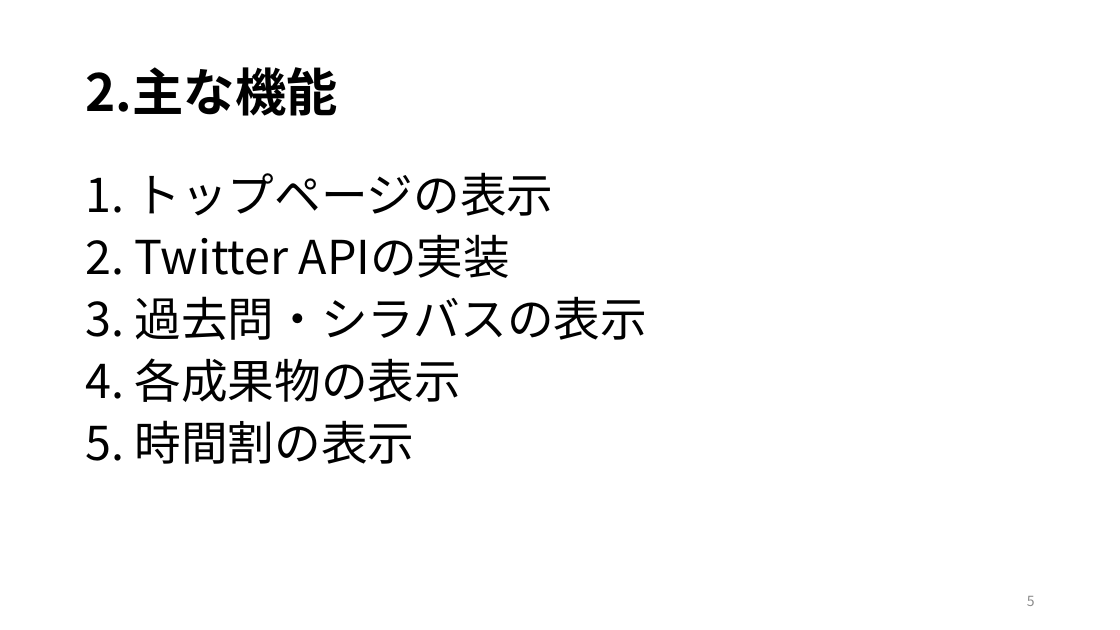
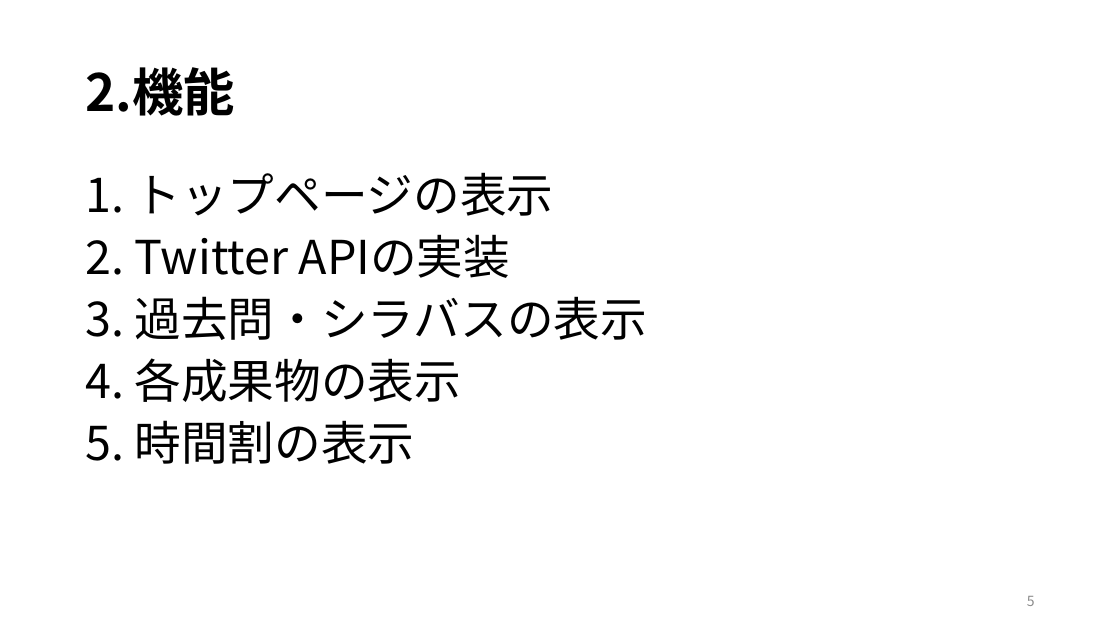
Before and after one commit to kazukiyoshida96/PM-, a slide deck: slide 5 of ＰＭ学科専用2.pptx. Drawn at 1120x630 pixels with LibreOffice and Linux fonts; fonts in the diff are those of the drawing. Boxes give left, top, right and bottom in pixels: in the first picture for what was removed or moved away, otherwise in the second. Text is boxed around its words. In the diff, an @@ line names an element or a change of style, - is before the commit and + after.

```diff
--- a/ＰＭ学科専用2.pptx
+++ b/ＰＭ学科専用2.pptx
@@ title at <box>85,67,235,116</box>: text changed @@
-2.主な機能
+2.機能
```
Also in this commit, not shown: 1 other slide changed, 2 other files.
